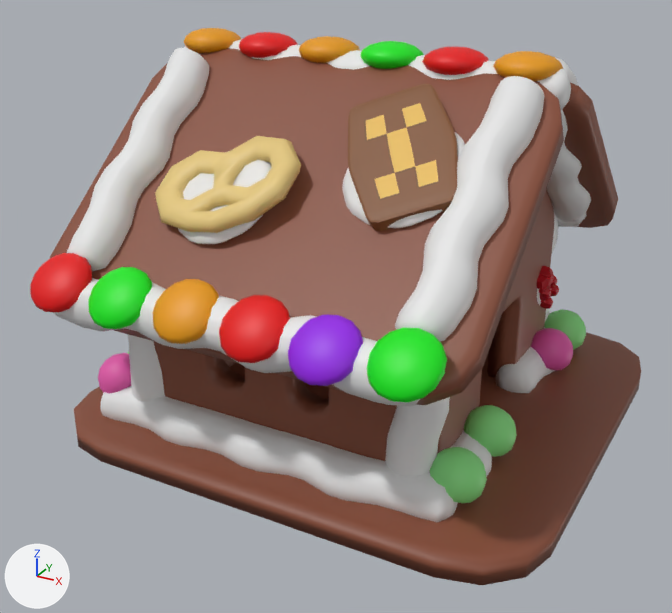
A saved change to the FBX model Assets/Models/Knusperhaus.fbx.
Rendered twice from a camera (50 mm lens) standing at (5.12, -9.86, 5.86) and looking at (-0.01, -0.54, 1.2). Every picture has the same lights, and +X, +Y and +Z are marked at lower left. Where no turn or scale is listed for an object, it has been applied to the vertices. Vertices at the same position are counted once.

In view in the first picture: 'Boden', 'Brezel-Kleber1', 'Brezel1', 'Dach-links', 'Dach-rechts', 'Kleber-Dach', 'Kleber-Dach-links-hinten', 'Kleber-Dach-links-vorne', 'Kleber-Dach-rechts-hinten.001', 'Kleber-Dach-rechts-vorne', 'Kleber-Dach-rechts-vorne.001', 'Kleber-links-hinten', 'Kleber-links-oben', 'Kleber-links-unten', 'Kleber-links-vorne', 'Kleber-rechts-oben', 'Kleber-rechts-vorne', 'Kleber-vorne-links', 'Kleber-vorne-rechts', 'Lebkuchenblock-links', 'Smarty1.001', 'Vorderseite', 'Wand-links'.
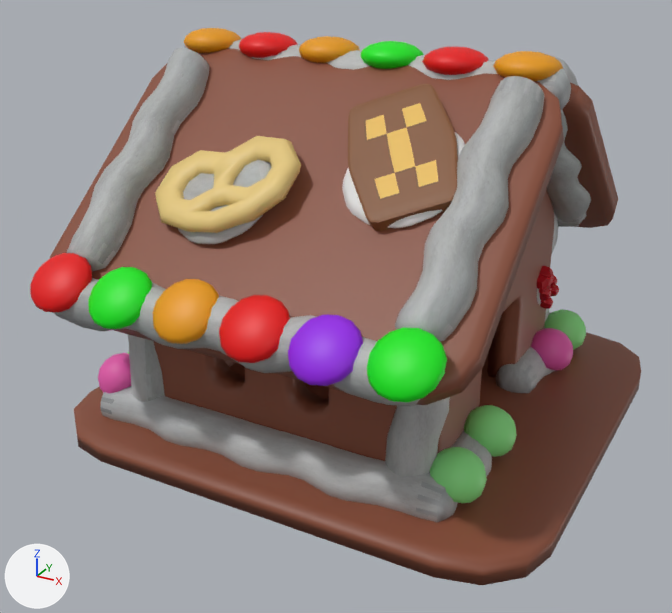
Pixel boxes [x1, y1, x2, y2] of what changed, in the pictures (672 x 613 px):
'Kleber-Dach-links-vorne', surface changed (white to grey)
    both: [395, 76, 544, 342]
'Kleber-links-unten', surface changed
    both: [100, 386, 458, 522]
'Kleber-Dach-links-hinten', surface changed (white to grey)
    both: [67, 48, 210, 271]
'Kleber-links-oben', surface changed (white to grey)
    both: [52, 278, 420, 406]
'Kleber-links-vorne', surface changed
    both: [385, 397, 450, 477]
'Kleber-Dach-rechts-vorne', surface changed
    both: [547, 109, 591, 222]
'Kleber-Dach', surface changed (white to grey)
    both: [184, 40, 571, 110]
'Brezel-Kleber1', surface changed (white to grey)
    both: [178, 160, 272, 244]
'Kleber-links-hinten', surface changed
    both: [128, 334, 165, 402]
'Kleber-vorne-rechts', surface changed
    both: [495, 347, 555, 393]
'Kleber-vorne-links', surface changed
    both: [429, 430, 492, 477]
'Kleber-Dach-rechts-vorne.001', surface changed
    both: [555, 57, 578, 86]
'Kleber-rechts-oben', surface changed
    both: [557, 213, 587, 227]
'Kleber-rechts-vorne', surface changed
    both: [545, 213, 558, 321]
'Baerchen-Kleber2', surface changed
    both: [537, 289, 541, 305]
part 1 of me_cube_021, recoloured (brown)
    after: [348, 84, 458, 231]
part 2 of me_cube_021, recoloured (orange)
    after: [366, 103, 438, 199]

The change in detail:
Picture 'Snow.png' (img_snow_png) is new.
In material 'Zuckerguss' (mat_zuckerguss), base_color is no longer (0.8, 0.8, 0.8), white #e7e7e7.
In material 'Zuckerguss' (mat_zuckerguss), texture is now set to img_snow_png.
me_cube_021 has 740 vertices, 738 faces and spans x -0.88..0.88, y -1.0..1.0, z -0.91..0.91.
me_cube_021 is used by ob_lebkuchenblock_rechts; location (-0.91, 1.36, 3.35); rotation (0.594, -0.314, -2.712), in degrees (34, -18, -155); scale (-0.647, -0.796, -0.0991).
me_cube_021 part 1: all 684 faces that had it switch from mat_lebkuchen_muster_hell (orange #e8bb58) to mat_lebkuchen_muster_dunkel (brown #82512c).
me_cube_021 part 2: all 54 faces that had it switch from mat_lebkuchen_muster_dunkel (brown #82512c) to mat_lebkuchen_muster_hell (orange #e8bb58).
Object 'Lebkuchenblock-links' (ob_lebkuchenblock_links) now shows me_cube_021 instead of me_cube_022.
